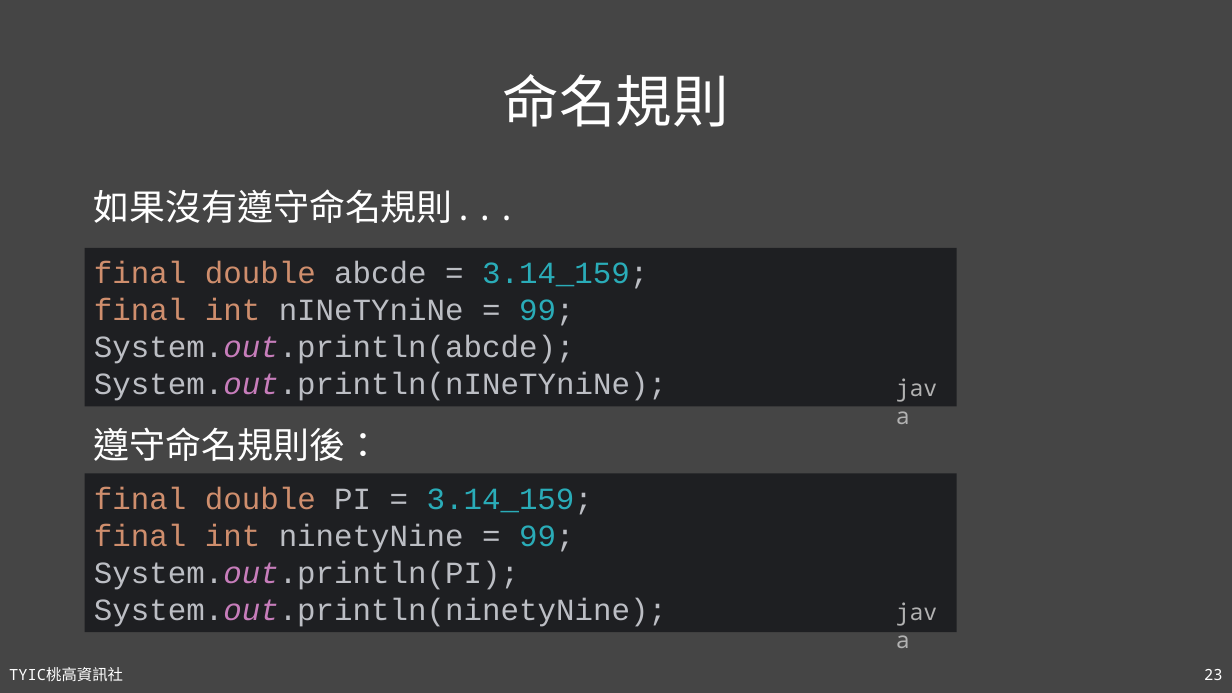
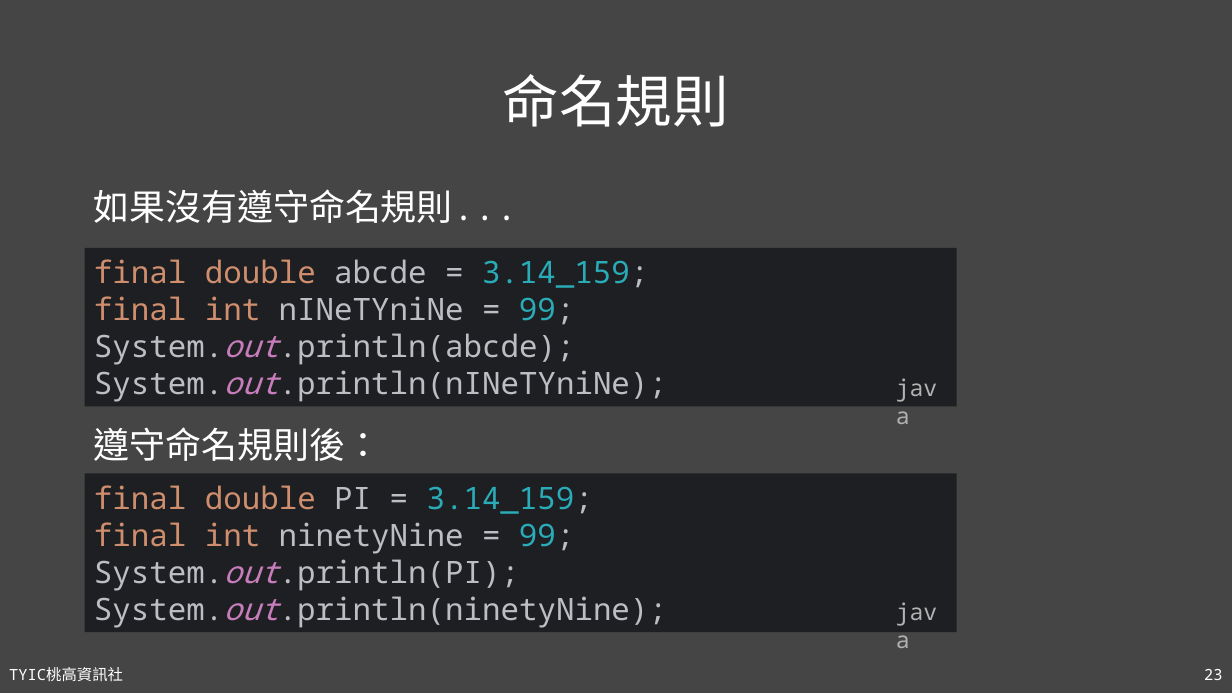
Before and after one commit to TYSHIC/slides, a slide deck: slide 23 of powerpoint/04_初探Java.pptx. Drawn at 1232x693 pixels with LibreOffice and Linux fonts; fonts in the diff are those of the drawing. Boxes give left, top, right and bottom in pixels: in the first picture for what was removed or moved away, otherwise in the second. Text is boxed around its words. In the diff, an @@ line names an element or a change of style, - is before the commit and + after.

```diff
--- a/powerpoint/04_初探Java.pptx
+++ b/powerpoint/04_初探Java.pptx
@@ rectangle "final double abcde = 3.14_159; ..." at (85,248,958,407): font Courier New to Noto Sans Mono @@
@@ rectangle "final double PI = 3.14_159; ..." at (85,473,958,632): font Courier New to Noto Sans Mono @@
```
Also in this commit, not shown: 11 other slides changed, 5 slides added, 1 slide removed, 4 other files.
